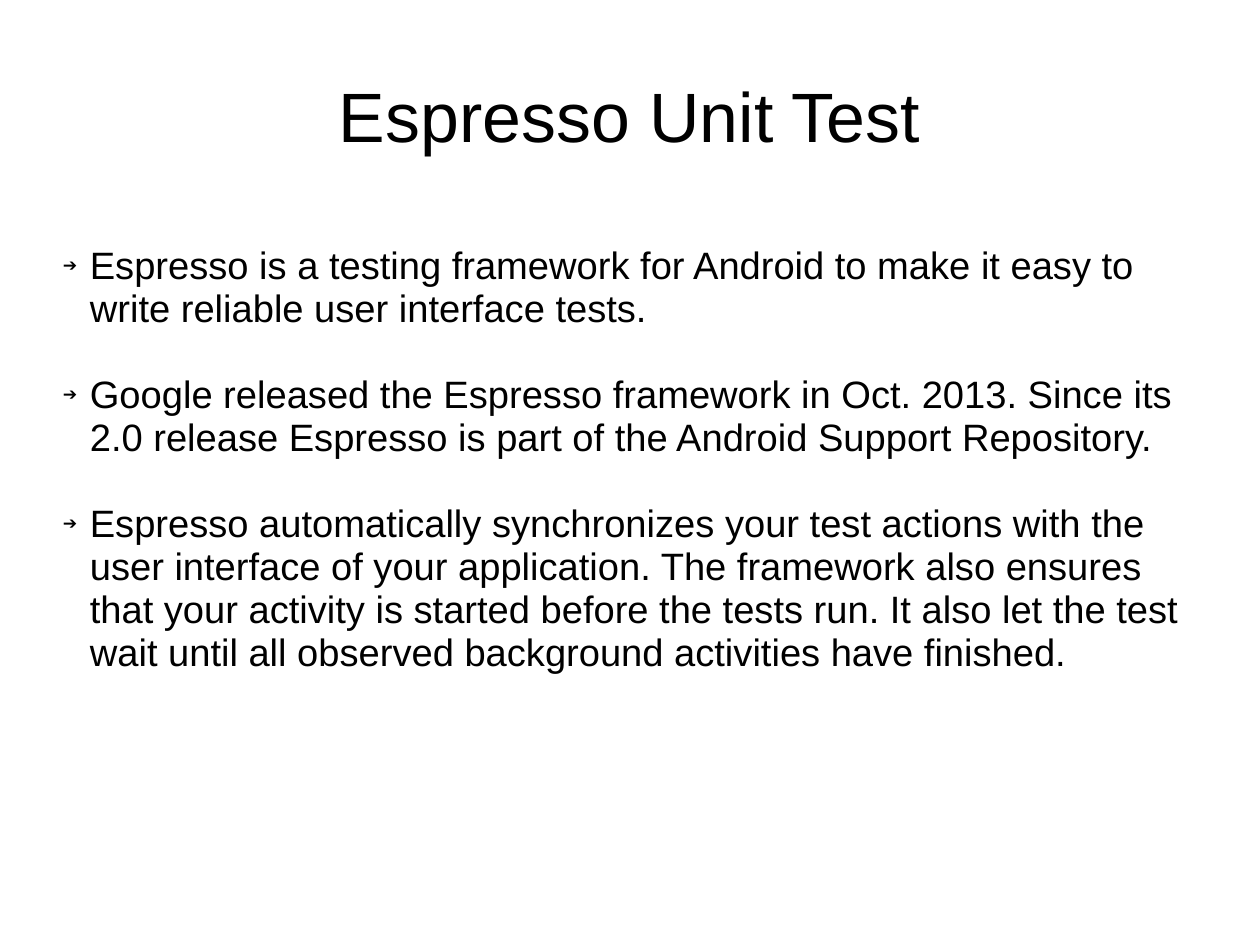
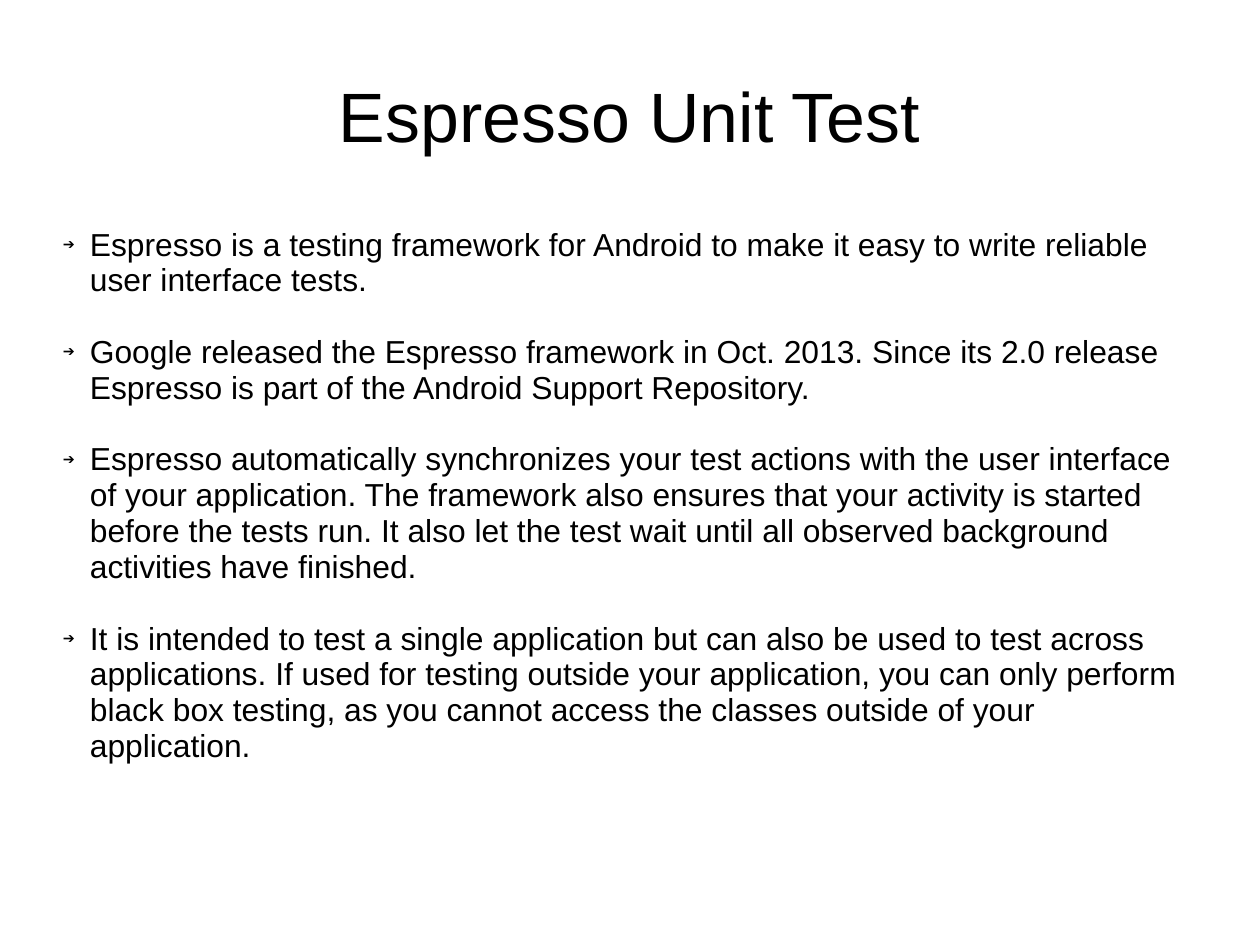
Before and after one commit to prasannakumark/DemoUnitTestCases, a slide deck: slide 4 of DemoUnitTest/Espresso1.ppt (slide 3 before the commit). Drawn at 1260x945 pixels with LibreOffice and Linux fonts; fonts in the diff are those of the drawing. Boxes give left, top, right and bottom in pixels: in the first picture for what was removed or moved away, otherwise in the second. Text is boxed around its words. In the diff, an @@ line names an element or a change of style, - is before the commit and + after.

Commit message:
PPT update1

```diff
--- a/DemoUnitTest/Espresso1.ppt
+++ b/DemoUnitTest/Espresso1.ppt
@@ subtitle at box(90, 233, 1171, 579): size 24 to 20 pt in "Espresso is a testing framework for Android ...", "Google released the Espresso framework in Oct. ...", "Espresso automatically synchronizes your test actions with ..." @@
@@ subtitle at box(90, 627, 1175, 763): paragraph added @@
+➔ It is intended to test a single application but can also be used to test across applications. If used for testing outside your application, you can only perform black box testing, as you cannot access the classes outside of your application.
```
Also in this commit, not shown: 1 other slide changed, 1 slide added.
